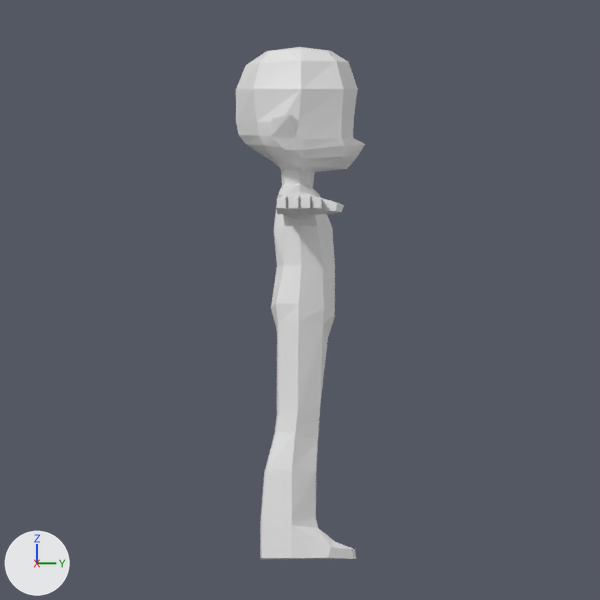
The Blender file 3D model/SlipOrigin.blend, before and after one commit.
Rendered twice from the file's camera 'SideCam'. Every picture has the same lights, and +X, +Y and +Z are marked at lower left.

Before the edit, the objects in view are built like this:
```python
me_cube_002 = bpy.data.meshes.new('Cube.002')
me_cube_002.from_pydata(...)  # 548 vertices, 597 faces; spans x -2.78..2.78, y -0.75..0.76, z -1.66..4.32
me_cube_002.materials.append(mat_light_gray)  # white #e7e7e7
me_cube_002.materials.append(mat_dark_gray)  # white #e7e7e7
me_cube_002.materials.append(mat_light_blue)  # white #e7e7e7
me_cube_002.materials.append(mat_bright_arm_green)  # white #e7e7e7
me_cube_002.materials.append(mat_dark_arm_green)  # white #e7e7e7
me_cube_002.materials.append(mat_light_hand_green)  # white #e7e7e7
me_cube_002.materials.append(mat_bright_arm_pink)  # white #e7e7e7
me_cube_002.materials.append(mat_dark_arm_pink)  # white #e7e7e7
me_cube_002.materials.append(mat_light_hand_pink)  # white #e7e7e7
me_cube_002.materials.append(mat_bright_leg_purple)  # white #e7e7e7
me_cube_002.materials.append(mat_dark_leg_purple)  # white #e7e7e7
me_cube_002.materials.append(mat_bright_leg_green)  # white #e7e7e7
me_cube_002.materials.append(mat_dark_leg_green)  # white #e7e7e7
me_cube_002.materials.append(mat_black)  # white #e7e7e7
me_cube_002.materials.append(mat_green_finger)  # white #e7e7e7
me_cube_002.materials.append(mat_dark_green_finger)  # white #e7e7e7
me_cube_002.materials.append(mat_pink_finger)  # white #e7e7e7
me_cube_002.materials.append(mat_dark_pink_finger)  # white #e7e7e7
ob_slip_basemesh = bpy.data.objects.new('Slip_basemesh', me_cube_002)
ob_slip_basemesh.location = (0.0, 0.0, 1.64)
```
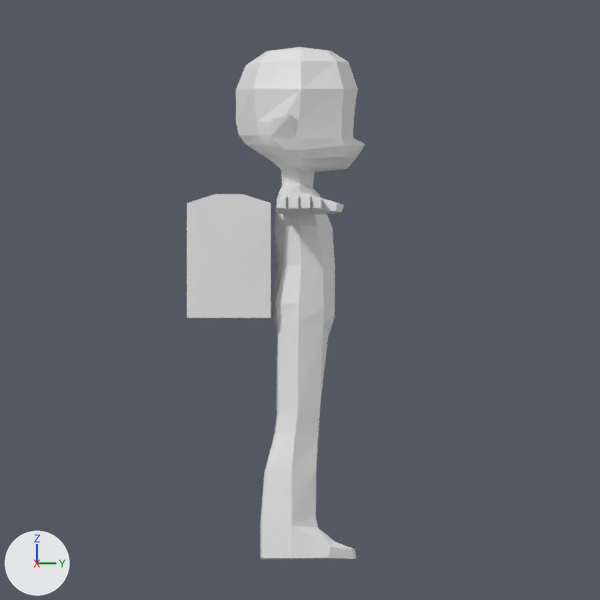
What differs and where, as boxes [x1, y1, x2, y2] in the pictures (600 x 600 px):
'Slip_basemesh', reshaped (38% wider)
    before: [236, 47, 365, 559]
    after: [187, 47, 365, 559]
part 1 of me_cube_002, added
    after: [187, 194, 271, 318]

Diff of the bpy script that builds the scene:
```diff
--- a/3D model/SlipOrigin.blend.py
+++ b/3D model/SlipOrigin.blend.py
@@ mat_backpack_front @@
+mat_backpack_front = principled_material('Backpack front')
+mat_backpack_front.base_color = (0.8, 0.8, 0.8)  # white #e7e7e7
@@ mat_backpack_top @@
+mat_backpack_top = principled_material('Backpack top')
+mat_backpack_top.base_color = (0.8, 0.8, 0.8)  # white #e7e7e7
@@ mat_backpack_side @@
+mat_backpack_side = principled_material('Backpack side')
+mat_backpack_side.base_color = (0.8, 0.8, 0.8)  # white #e7e7e7
@@ me_cube_002 @@
 # used by ob_slip_basemesh; location = (0.0, 0.0, 1.64)
-me_cube_002.from_pydata(...)  # 548 vertices, 597 faces; spans x -2.78..2.78, y -0.75..0.76, z -1.66..4.32
+me_cube_002.from_pydata(...)  # 628 vertices, 675 faces; spans x -2.78..2.78, y -1.32..0.76, z -1.66..4.32
+# me_cube_002 part 1: a new loose piece of 80 vertices spanning x -0.6..0.6, y -1.32..-0.34, z 1.16..2.6
 me_cube_002.materials.append(mat_light_gray)
@@ me_cube_002 @@
 me_cube_002.materials.append(mat_dark_pink_finger)
+me_cube_002.materials.append(mat_backpack_side)  # white #e7e7e7
+me_cube_002.materials.append(mat_backpack_front)  # white #e7e7e7
+me_cube_002.materials.append(mat_backpack_top)  # white #e7e7e7
```
